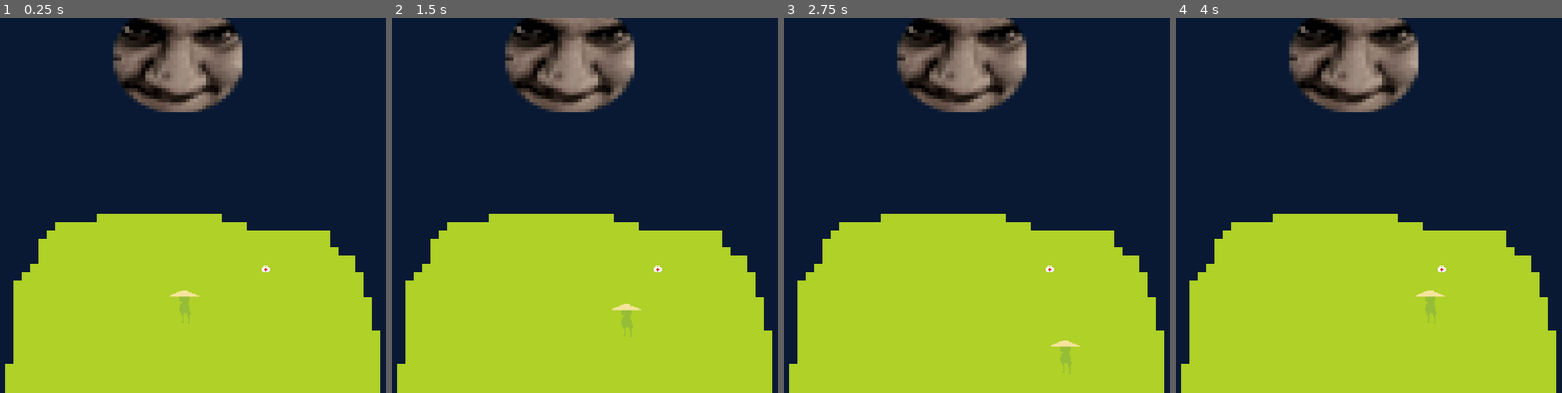
Above: before the commit, frames 1-4 (left to right).
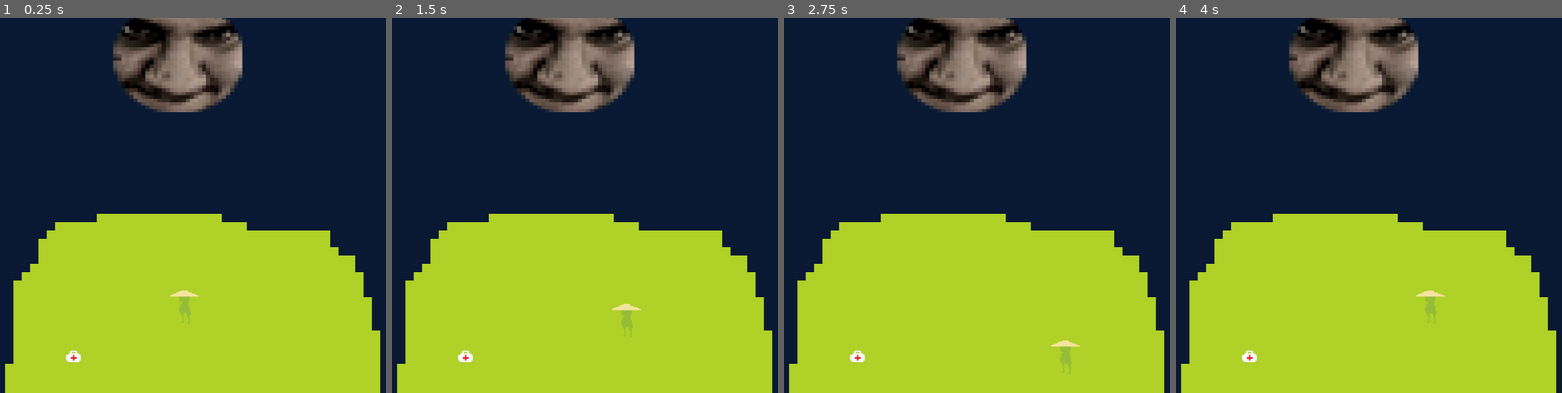
Above: after the commit, the same moments.

Repository: HiioCom2i/MoonVitorGame
Game: Godot game, scene res://levels/world_01.tscn
Two runs of this game, one before a commit and one after it. Both use one fixed random seed, a clock stepped at 60 frames per second and the inputs below.
Inputs:
- Up to frame 1 (0.25 s): no input
- Up to frame 2 (1.5 s): tap Enter at 0.5 s; hold D (move_right) 0.53-1.28 s; tap Space at 1.25 s; hold S (move_down) from 1.28 s (still down)
- Up to frame 3 (2.75 s): release S (move_down) at 2.03 s; hold D (move_right) from 2.03 s (still down)
- Up to frame 4 (4 s): release D (move_right) at 2.78 s; hold W (move_up) 2.78-3.53 s; hold A (move_left) from 3.53 s (still down)

The runs differ from the first frame. In frame 1, 0.1% of the frame differs, in the area x 17-70%, y 66-92%; in frame 2, 0.1%; in frame 3, 0.1%; in frame 4, 0.1%.

Commit message:
criada pasta scenes e a cena da vidinha

Diff:
--- a/levels/world_01.tscn
+++ b/levels/world_01.tscn
@@ -7,7 +7,7 @@
 [ext_resource type="Texture2D" uid="uid://k8nldpuqit22" path="res://assets/ambiente/chao e flores/agorsimAgua.png" id="3_648s1"]
 [ext_resource type="Texture2D" uid="uid://jh0asbm2u83u" path="res://assets/ambiente/chao e flores/chaoQUEPREST.png" id="4_nlupo"]
 [ext_resource type="Texture2D" uid="uid://bmc3bpfvxl2ks" path="res://assets/personagens/sapoSamurai/sapoSamurai.png" id="6_ete1y"]
-[ext_resource type="Texture2D" uid="uid://b4q4fmm1e5nis" path="res://assets/itens/pixil-frame-0.png" id="8_1gaqf"]
+[ext_resource type="PackedScene" uid="uid://bd0dk01lgap8a" path="res://scenes/vida.tscn" id="9_qh0l0"]
 
 [sub_resource type="TileSetAtlasSource" id="TileSetAtlasSource_2elbs"]
 texture = ExtResource("1_2oxd5")
@@ -106,6 +106,7 @@
 scale = Vector2(7.75781, 6.60938)
 texture = ExtResource("2_hl0s3")
 
-[node name="Pixil-frame-0" type="Sprite2D" parent="."]
-position = Vector2(780, 481)
-texture = ExtResource("8_1gaqf")
+[node name="Vidas" type="Node2D" parent="."]
+
+[node name="Area2D" parent="Vidas" instance=ExtResource("9_qh0l0")]
+position = Vector2(414, 651)
--- /dev/null
+++ b/scenes/vida.tscn
@@ -0,0 +1,17 @@
+[gd_scene load_steps=3 format=3 uid="uid://bd0dk01lgap8a"]
+
+[ext_resource type="Texture2D" uid="uid://b4q4fmm1e5nis" path="res://assets/itens/pixil-frame-0.png" id="1_vqrfm"]
+
+[sub_resource type="CircleShape2D" id="CircleShape2D_tvxii"]
+radius = 22.0227
+
+[node name="Area2D" type="Area2D"]
+
+[node name="Sprite2D" type="Sprite2D" parent="."]
+position = Vector2(-3.99999, -2)
+scale = Vector2(1.75, 1.75)
+texture = ExtResource("1_vqrfm")
+
+[node name="CollisionShape2D" type="CollisionShape2D" parent="."]
+position = Vector2(7.62939e-06, 3.8147e-06)
+shape = SubResource("CircleShape2D_tvxii")
